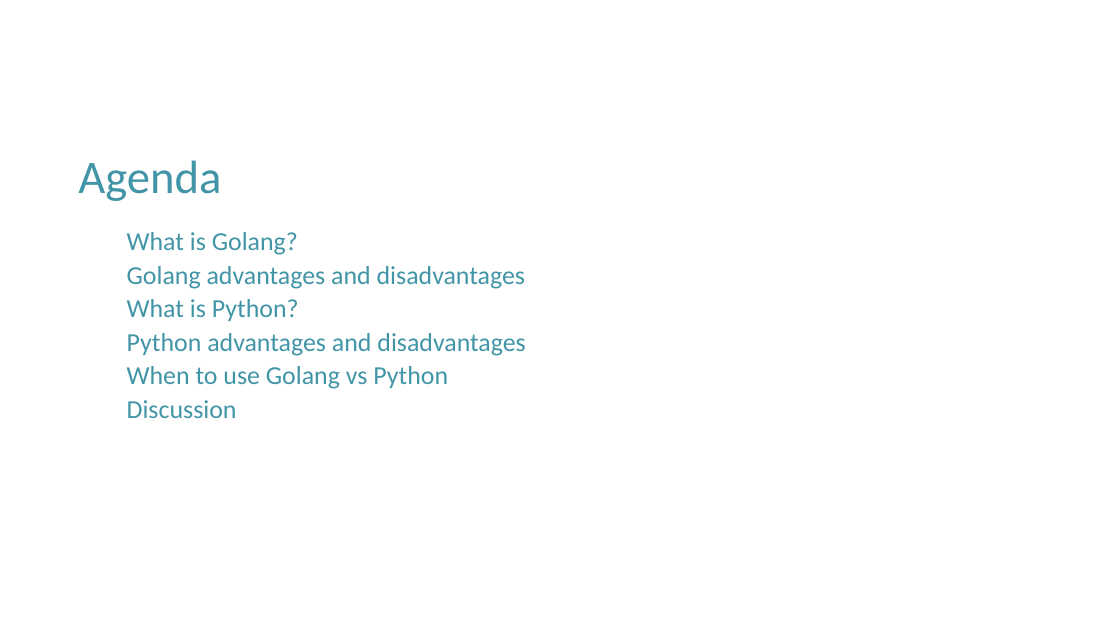
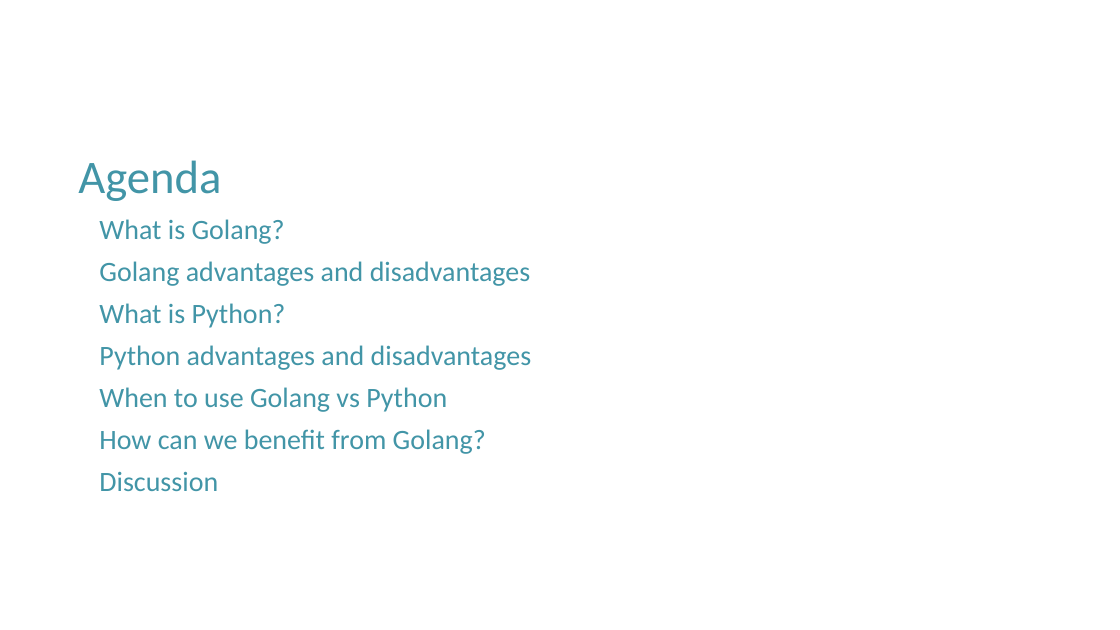
Before and after one commit to hunghpham/MVP-Application-Sensor-Telemetry-System, a slide deck: slide 2 of Power Point Slides/Go vs Python.pptx. Drawn at 1120x630 pixels with LibreOffice and Linux fonts; fonts in the diff are those of the drawing; background and template pictures are left out. Boxes give left, top, right and bottom in pixels: in the first picture for what was removed or moved away, otherwise in the second. Text is boxed around its words. In the diff, an @@ line names an element or a change of style, - is before the commit and + after.

```diff
--- a/Power Point Slides/Go vs Python.pptx
+++ b/Power Point Slides/Go vs Python.pptx
@@ text "What is Golang?": place and size @@
-text "What is Golang?" at [127, 232, 525, 418]
+text "What is Golang?" at [99, 219, 532, 491]
@@ text at [99, 219, 532, 491]: size 22.2 to 24 pt in "What is Golang?", "Golang advantages and disadvantages", "What is Python?", "Python advantages and disadvantages" and 2 more places; line spacing 0.7 to 0.9 @@
@@ text at [99, 429, 486, 454]: paragraph added @@
+How can we benefit from Golang?
```
Also in this commit, not shown: 1 slide added, 4 other files.
